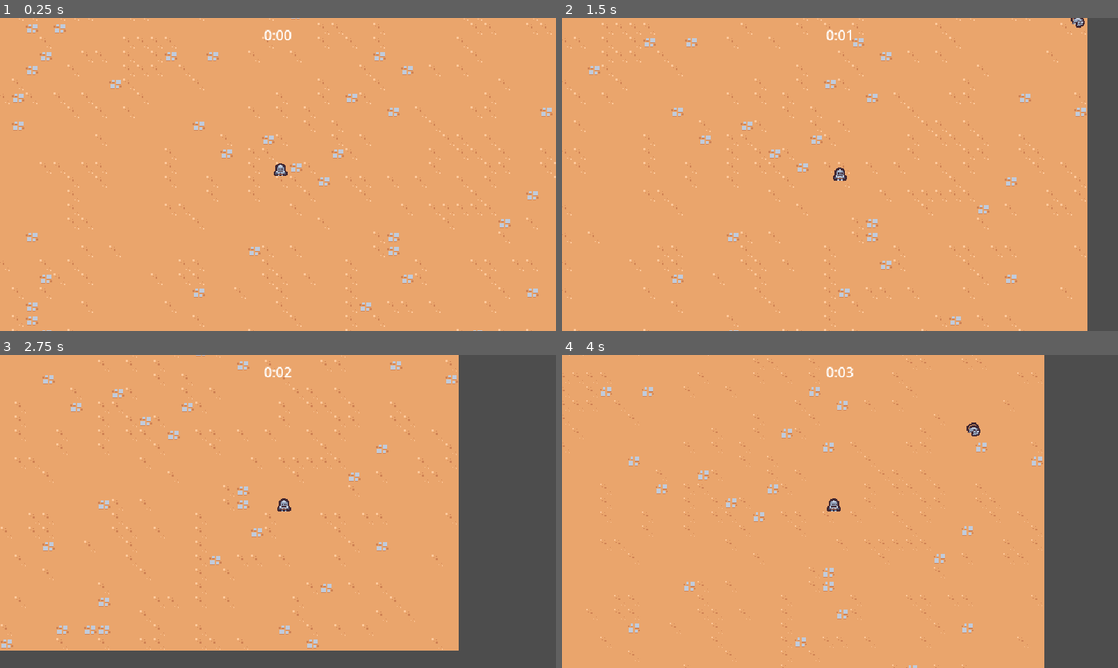
Above: before the commit, frames 1-4 (two rows, left to right).
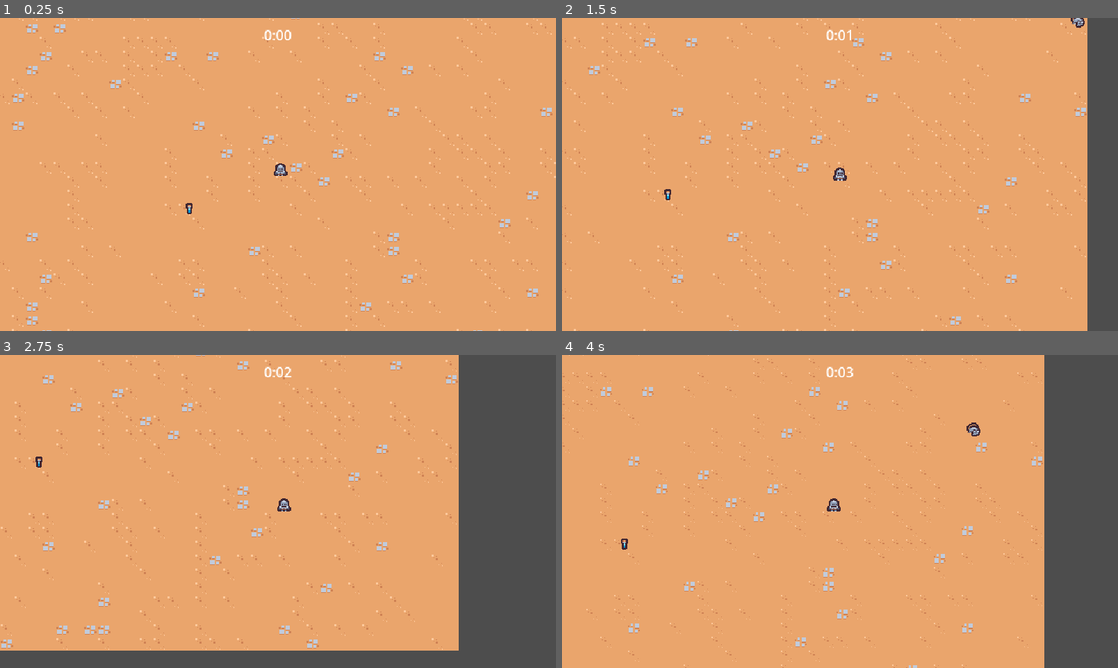
Above: after the commit, the same moments.

Repository: Liujiayu007/2d
Game: Godot game, scene res://scenes/main/main.tscn
Same seed, same stepped clock (60 frames per second), same inputs: the game is played once before the commit and once after it.
Inputs:
- Up to frame 1 (0.25 s): no input
- Up to frame 2 (1.5 s): hold D (move_right) 0.53-1.28 s; hold S (move_down) from 1.28 s (still down)
- Up to frame 3 (2.75 s): release S (move_down) at 2.03 s; hold D (move_right) from 2.03 s (still down)
- Up to frame 4 (4 s): release D (move_right) at 2.78 s; hold W (move_up) 2.78-3.53 s; hold A (move_left) from 3.53 s (still down)

The runs differ from the first frame. In frame 1, less than 0.1% of the frame differs, in the area x 33-35%, y 59-63%; in frame 2, less than 0.1%; in frame 3, less than 0.1%, in the area x 6-8%, y 32-36%; in frame 4, less than 0.1%.

Commit message:
增加拾取物

Diff:
--- a/project.godot
+++ b/project.godot
@@ -60,6 +60,7 @@
 2d_physics/layer_2="Player"
 2d_physics/layer_3="Enemy"
 2d_physics/layer_4="EnemyCollision"
+2d_physics/layer_5="PlayerPickup"
 
 [physics]
 
--- a/scenes/basic_enemy/basic_enemy.tscn
+++ b/scenes/game_object/basic_enemy/basic_enemy.tscn
@@ -1,7 +1,7 @@
 [gd_scene format=3 uid="uid://bkh4m40gu2njm"]
 
-[ext_resource type="Texture2D" uid="uid://bdwxegae1kdsn" path="res://scenes/basic_enemy/basic_enemy.png" id="1_fng3e"]
-[ext_resource type="Script" uid="uid://dl2k3r7483ll3" path="res://scenes/basic_enemy/basic_enemy.gd" id="1_gxg7h"]
+[ext_resource type="Texture2D" uid="uid://bdwxegae1kdsn" path="res://scenes/game_object/basic_enemy/basic_enemy.png" id="1_fng3e"]
+[ext_resource type="Script" uid="uid://dl2k3r7483ll3" path="res://scenes/game_object/basic_enemy/basic_enemy.gd" id="1_gxg7h"]
 
 [sub_resource type="CircleShape2D" id="CircleShape2D_gxg7h"]
 radius = 12.0
--- /dev/null
+++ b/scenes/game_object/experience_vial/experience_vial.gd
@@ -0,0 +1,9 @@
+extends Node2D
+
+
+# Called when the node enters the scene tree for the first time.
+func _ready():
+	$Area2D.area_entered.connect(on_area_entered)
+
+func on_area_entered(other_area: Area2D):
+	queue_free()
--- /dev/null
+++ b/scenes/game_object/experience_vial/experience_vial.tscn
@@ -0,0 +1,20 @@
+[gd_scene format=3 uid="uid://cfbkx7gs13lp1"]
+
+[ext_resource type="Script" uid="uid://b6b14hyj50nhd" path="res://scenes/game_object/experience_vial/experience_vial.gd" id="1_jmuu1"]
+[ext_resource type="Texture2D" uid="uid://rv156uec3r1q" path="res://scenes/game_object/experience_vial/experience_vial.png" id="2_orspf"]
+
+[sub_resource type="CircleShape2D" id="CircleShape2D_0himn"]
+radius = 16.0
+
+[node name="ExperienceVial" type="Node2D" unique_id=538601863]
+script = ExtResource("1_jmuu1")
+
+[node name="Area2D" type="Area2D" parent="." unique_id=759500376]
+collision_layer = 0
+collision_mask = 16
+
+[node name="CollisionShape2D" type="CollisionShape2D" parent="Area2D" unique_id=41614117]
+shape = SubResource("CircleShape2D_0himn")
+
+[node name="Sprite2D" type="Sprite2D" parent="." unique_id=1664205784]
+texture = ExtResource("2_orspf")
--- a/scenes/game_camera/game_camera.tscn
+++ b/scenes/game_object/game_camera/game_camera.tscn
@@ -1,6 +1,6 @@
 [gd_scene format=3 uid="uid://bqibcdgklrqdc"]
 
-[ext_resource type="Script" uid="uid://bpesqjwxnqwtp" path="res://scenes/game_camera/game_camera.gd" id="1_17y56"]
+[ext_resource type="Script" uid="uid://bpesqjwxnqwtp" path="res://scenes/game_object/game_camera/game_camera.gd" id="1_17y56"]
 
 [node name="GameCamera" type="Camera2D" unique_id=682408726]
 script = ExtResource("1_17y56")
--- a/scenes/player/player.tscn
+++ b/scenes/game_object/player/player.tscn
@@ -1,8 +1,11 @@
 [gd_scene format=3 uid="uid://cqke0mmbd8gwy"]
 
-[ext_resource type="Texture2D" uid="uid://cl136lgfy2xua" path="res://scenes/player/player.png" id="1_8afob"]
-[ext_resource type="Script" uid="uid://cvi523nlvlx6" path="res://scenes/player/player.gd" id="1_dovo2"]
+[ext_resource type="Texture2D" uid="uid://cl136lgfy2xua" path="res://scenes/game_object/player/player.png" id="1_8afob"]
+[ext_resource type="Script" uid="uid://cvi523nlvlx6" path="res://scenes/game_object/player/player.gd" id="1_dovo2"]
 [ext_resource type="PackedScene" uid="uid://tqlafu586wpa" path="res://scenes/ability/sword_ability_controller/sword_ability_controller.tscn" id="2_gmlin"]
+
+[sub_resource type="CircleShape2D" id="CircleShape2D_s3670"]
+radius = 32.0
 
 [sub_resource type="CircleShape2D" id="CircleShape2D_8afob"]
 radius = 5.0
@@ -16,6 +19,14 @@
 
 [node name="SwordAbilityController" parent="AbilityManager" unique_id=1107272067 instance=ExtResource("2_gmlin")]
 
+[node name="Area2D" type="Area2D" parent="." unique_id=1068885599]
+collision_layer = 16
+collision_mask = 0
+
+[node name="CollisionShape2D" type="CollisionShape2D" parent="Area2D" unique_id=358736107]
+position = Vector2(0, -5)
+shape = SubResource("CircleShape2D_s3670")
+
 [node name="Sprite2D" type="Sprite2D" parent="." unique_id=2011000567]
 texture = ExtResource("1_8afob")
 offset = Vector2(0, -8)
--- a/scenes/main/main.tscn
+++ b/scenes/main/main.tscn
@@ -1,11 +1,12 @@
 [gd_scene format=4 uid="uid://bhorcje3t7dix"]
 
 [ext_resource type="PackedScene" uid="uid://yaeaib4chgvb" path="res://scenes/ui/arena_time_ui.tscn" id="1_6q06x"]
-[ext_resource type="PackedScene" uid="uid://cqke0mmbd8gwy" path="res://scenes/player/player.tscn" id="1_hyk8p"]
+[ext_resource type="PackedScene" uid="uid://cqke0mmbd8gwy" path="res://scenes/game_object/player/player.tscn" id="1_hyk8p"]
 [ext_resource type="TileSet" uid="uid://btsai6lg0o8ys" path="res://resources/tileset.tres" id="1_iuonh"]
-[ext_resource type="PackedScene" uid="uid://bqibcdgklrqdc" path="res://scenes/game_camera/game_camera.tscn" id="1_k2fmo"]
+[ext_resource type="PackedScene" uid="uid://bqibcdgklrqdc" path="res://scenes/game_object/game_camera/game_camera.tscn" id="1_k2fmo"]
 [ext_resource type="PackedScene" uid="uid://b1xxwi00ln7me" path="res://scenes/manager/enemy_manager.tscn" id="1_l3cfh"]
 [ext_resource type="PackedScene" uid="uid://b8k2j5jrnb23e" path="res://scenes/manager/arena_time_manager.tscn" id="2_ow5a4"]
+[ext_resource type="PackedScene" uid="uid://cfbkx7gs13lp1" path="res://scenes/game_object/experience_vial/experience_vial.tscn" id="7_hujxm"]
 
 [node name="Main" type="Node" unique_id=715923107]
 
@@ -24,3 +25,6 @@
 
 [node name="Player" parent="." unique_id=390898776 instance=ExtResource("1_hyk8p")]
 position = Vector2(502, 290)
+
+[node name="ExperienceVial" parent="." unique_id=538601863 instance=ExtResource("7_hujxm")]
+position = Vector2(397, 327)
--- a/scenes/manager/enemy_manager.tscn
+++ b/scenes/manager/enemy_manager.tscn
@@ -1,7 +1,7 @@
 [gd_scene format=3 uid="uid://b1xxwi00ln7me"]
 
 [ext_resource type="Script" uid="uid://b52nwu3ons75v" path="res://scenes/manager/enemy_manager.gd" id="1_1w3g6"]
-[ext_resource type="PackedScene" uid="uid://bkh4m40gu2njm" path="res://scenes/basic_enemy/basic_enemy.tscn" id="2_bortd"]
+[ext_resource type="PackedScene" uid="uid://bkh4m40gu2njm" path="res://scenes/game_object/basic_enemy/basic_enemy.tscn" id="2_bortd"]
 
 [node name="EnemyManager" type="Node" unique_id=1531917544]
 script = ExtResource("1_1w3g6")
Renamed: scenes/basic_enemy/basic_enemy.gd -> scenes/game_object/basic_enemy/basic_enemy.gd
Renamed: scenes/basic_enemy/basic_enemy.gd.uid -> scenes/game_object/basic_enemy/basic_enemy.gd.uid
Renamed: scenes/basic_enemy/basic_enemy.png -> scenes/game_object/basic_enemy/basic_enemy.png
Not shown, changed: scenes/game_object/basic_enemy/basic_enemy.png.import
Not shown, added: scenes/game_object/experience_vial/experience_vial.gd.uid
Binary file added: scenes/game_object/experience_vial/experience_vial.png
Not shown, added: scenes/game_object/experience_vial/experience_vial.png.import
Renamed: scenes/game_camera/game_camera.gd -> scenes/game_object/game_camera/game_camera.gd
Renamed: scenes/game_camera/game_camera.gd.uid -> scenes/game_object/game_camera/game_camera.gd.uid
Renamed: scenes/player/player.gd -> scenes/game_object/player/player.gd
Renamed: scenes/player/player.gd.uid -> scenes/game_object/player/player.gd.uid
Renamed: scenes/player/player.png -> scenes/game_object/player/player.png
(and 1 more such lines)
